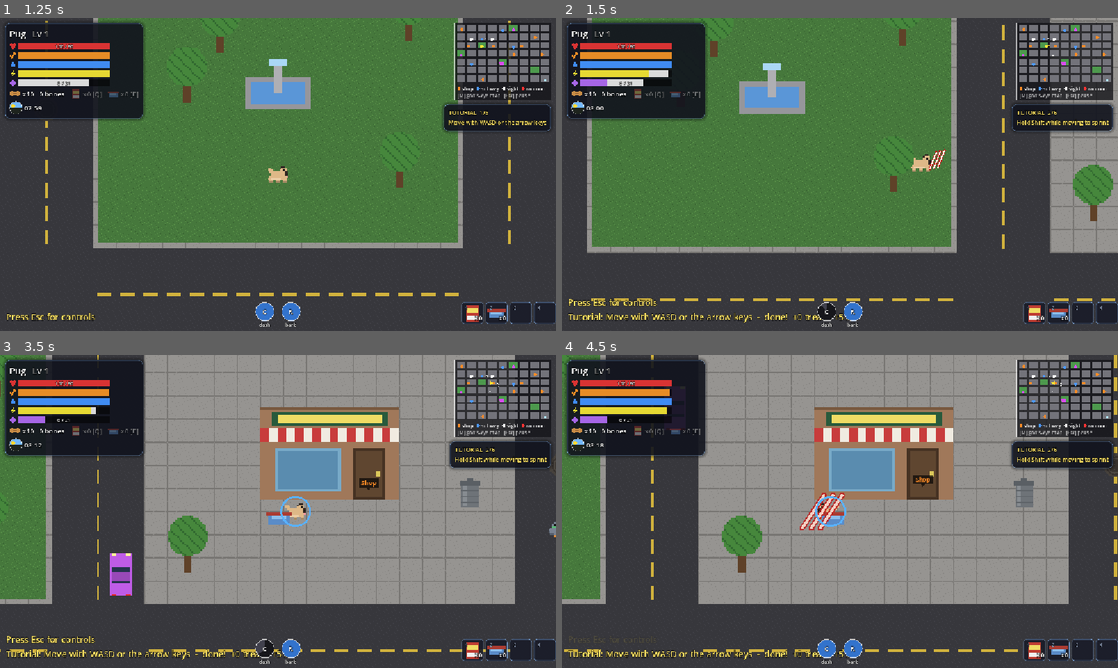
Above: before the commit, frames 1-4 (two rows, left to right).
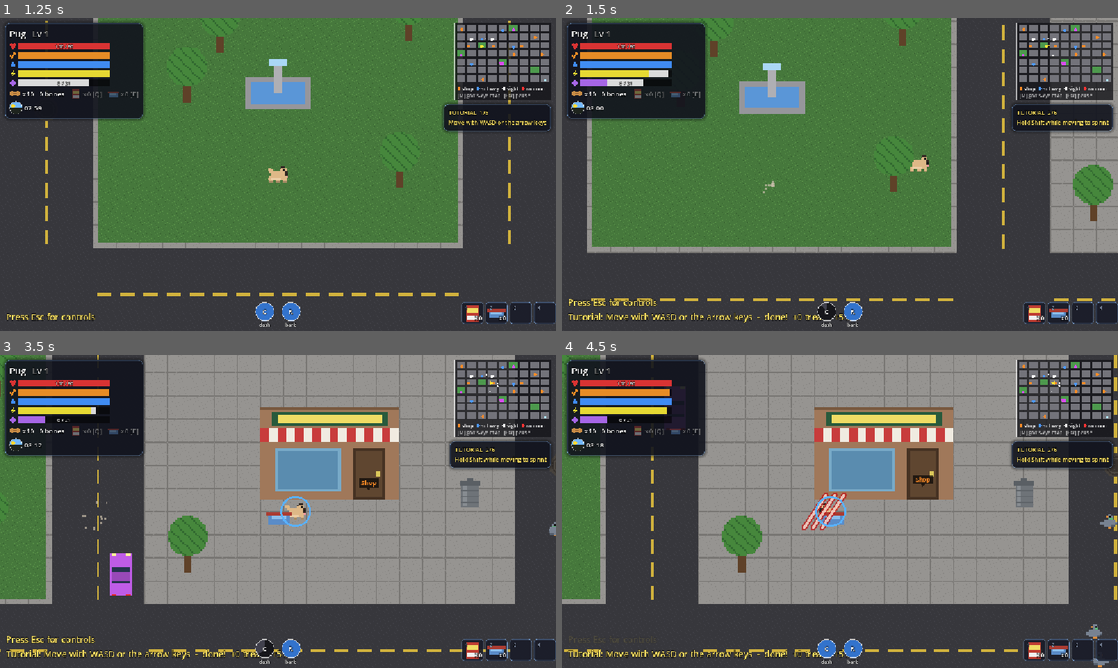
Above: after the commit, the same moments.

Repository: Damon1o/new-dog-city
Game: Godot game, scene res://scenes/Home.tscn
Two runs of this game, one before a commit and one after it. Both use one fixed random seed, a clock stepped at 60 frames per second and the inputs below.
Inputs (mouse positions are in pixels of both pictures, inside the frame that each line leads up to):
- Up to frame 1 (1.25 s): click "New Story" at 0.5 s
- Up to frame 2 (1.5 s): tap Enter at 1.25 s; move the mouse to (962, 158) at 1.27 s; hold D (move_right) from 1.28 s (still down); tap C (dash) at 1.35 s; click (962, 158) at 1.42 s
- Up to frame 3 (3.5 s): tap Q (purina) at 1.55 s; release D (move_right) at 2 s; drag from (166, 527) to (250, 574) at 2.02 s; move the mouse to (333, 442) at 2.77 s; hold D (move_right) from 2.78 s (still down); tap E (water) at 2.85 s; tap C (dash) at 3.05 s
- Up to frame 4 (4.5 s): release D (move_right) at 3.5 s; drag from (812, 574) to (673, 464) at 3.52 s; move the mouse to (1006, 558) at 4.27 s; hold A (move_left) from 4.28 s (still down); hold Space (bite) from 4.28 s (still down)

Frame 1 is identical in both runs. In frame 2, 0.2% of the frame differs, in the area x 36-70%, y 41-56%; in frame 3, less than 0.1%; in frame 4, 0.6%, in the area x 42-100%, y 6-100%.

Commit message:
FX: crit sparks, dash dust, reduce-motion stops screen shake
- fx.poof takes amount and speed (with damping so dots settle)
- crit hits burst yellow sparks; dash kicks up a dust puff behind the dog
- "Reduce motion" checkbox in the pause panel; camera shake is skipped when on
- smoke: reduce motion keeps cam still, poof amount

Co-Authored-By: Claude Opus 5.5 <noreply@anthropic.com>

Diff:
--- a/scripts/game.gd
+++ b/scripts/game.gd
@@ -252,7 +252,8 @@
 	update_train(delta)
 	check_pickups()
 	check_landmarks()
-	cam.offset = Vector2(randf_range(-1, 1), randf_range(-1, 1)) * shake_amt
+	var shake := 0.0 if save_extra.get("ui/reduce_motion", false) else shake_amt  # spec 11 reduce motion
+	cam.offset = Vector2(randf_range(-1, 1), randf_range(-1, 1)) * shake
 	shake_amt = lerpf(shake_amt, 0.0, minf(delta * 10.0, 1.0))
 	update_hud(delta)
 	mini.queue_redraw()
@@ -296,7 +297,8 @@
 		"bite":
 			player.bite()
 		"dash":
-			player.dash()
+			if player.dash():
+				poof(player.position - player.facing * 14.0 + Vector2(0, 12), Color(0.78, 0.74, 0.66, 0.7), 10, 70.0)
 		"bark":
 			player.bark()
 		"purina":
@@ -697,12 +699,13 @@
 	if not crit:
 		fx.float_text(pos, text, color)
 		return
+	fx.poof(pos, Color(1, 0.9, 0.3), 20, 260.0)  # crit sparks; before the label, which must stay last
 	fx.float_text(pos, text + "!", Color(1, 0.9, 0.2))
 	var l: Label = get_child(-1)  # the label fx just added
 	l.add_theme_font_size_override("font_size", 24)
 
-func poof(pos: Vector2, color: Color) -> void:
-	fx.poof(pos, color)
+func poof(pos: Vector2, color: Color, amount := 14, speed := 110.0) -> void:
+	fx.poof(pos, color, amount, speed)
 
 func scratch(center: Vector2, dir: Vector2) -> void:
 	fx.scratch(center, dir)
--- a/scripts/ui/hud.gd
+++ b/scripts/ui/hud.gd
@@ -286,6 +286,11 @@
 	keys_btn.text = "Key bindings"
 	keys_btn.pressed.connect(func(): g.keybinds.open())
 	pv.add_child(keys_btn)
+	var calm := CheckBox.new()
+	calm.text = "Reduce motion  (no screen shake)"
+	calm.toggled.connect(func(on: bool): g.save_extra["ui/reduce_motion"] = on)
+	g.pause_panel.visibility_changed.connect(func(): calm.set_pressed_no_signal(g.save_extra.get("ui/reduce_motion", false)))
+	pv.add_child(calm)
 	for bus in ["Master", "Music", "SFX", "Ambience"]:
 		hud_label(pv, 14).text = "Volume" if bus == "Master" else bus
 		var sl := HSlider.new()
--- a/scripts/world/fx.gd
+++ b/scripts/world/fx.gd
@@ -17,18 +17,21 @@
 	tw.parallel().tween_property(l, "modulate:a", 0.0, 0.8)
 	tw.tween_callback(l.queue_free)
 
-func poof(pos: Vector2, color: Color) -> void:
+## Burst of dots; also crit sparks (yellow, fast) and dash dust (grey, slow).
+func poof(pos: Vector2, color: Color, amount := 14, speed := 110.0) -> void:
 	var p := CPUParticles2D.new()
 	p.position = pos
 	p.z_index = 5
 	p.one_shot = true
 	p.explosiveness = 1.0
-	p.amount = 14
+	p.amount = amount
 	p.lifetime = 0.5
 	p.spread = 180.0
 	p.gravity = Vector2.ZERO
-	p.initial_velocity_min = 40.0
-	p.initial_velocity_max = 110.0
+	p.damping_min = speed * 0.8  # dots slow to a stop instead of flying off
+	p.damping_max = speed
+	p.initial_velocity_min = speed * 0.35
+	p.initial_velocity_max = speed
 	p.scale_amount_min = 2.0
 	p.scale_amount_max = 4.0
 	p.color = color
--- a/tests/smoke.gd
+++ b/tests/smoke.gd
@@ -69,6 +69,15 @@
 	player.stamina = 10.0
 	assert(not player.dash(), "too winded to dash")
 	player.stamina = 100.0
+	# reduce motion (spec 11): shake is tracked but the camera stays still
+	game.save_extra["ui/reduce_motion"] = true
+	game.shake_amt = 10.0
+	await frames(1)
+	assert(game.cam.offset == Vector2.ZERO, "reduce motion: no screen shake")
+	game.save_extra["ui/reduce_motion"] = false
+	var kids: int = game.get_child_count()
+	game.poof(player.position, Color.WHITE, 10, 70.0)
+	assert(game.get_child_count() == kids + 1 and game.get_child(-1).amount == 10, "poof takes amount")
 	# weather: snow sets sprint to 0.9; changes blend over 10 s; today's weather is saved
 	var weather: Node = game.weather
 	weather.set_weather("snow", false)
